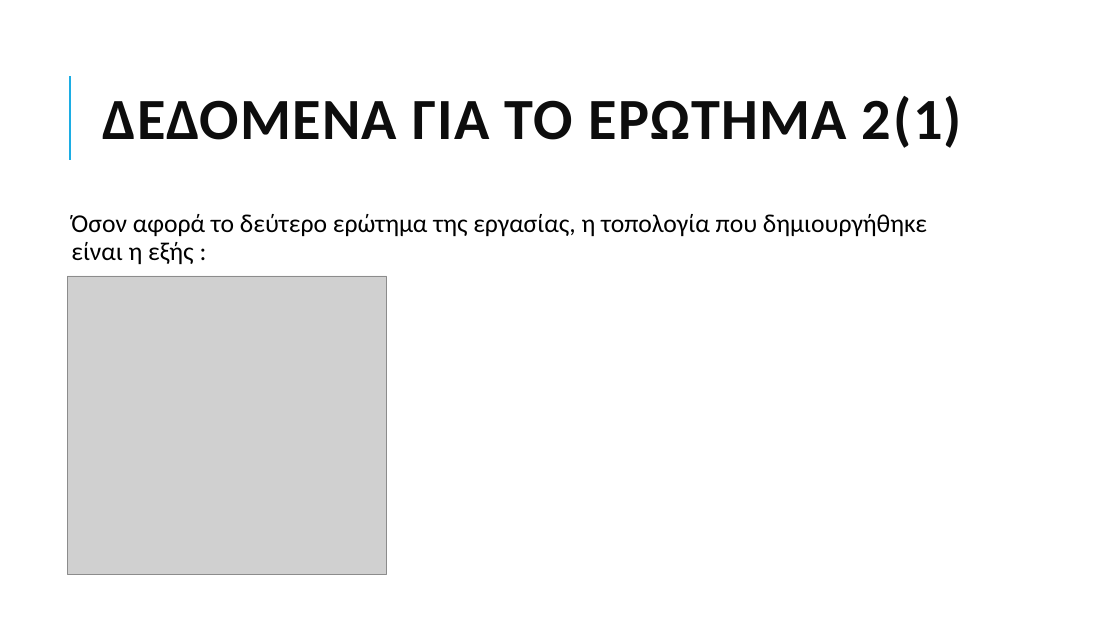
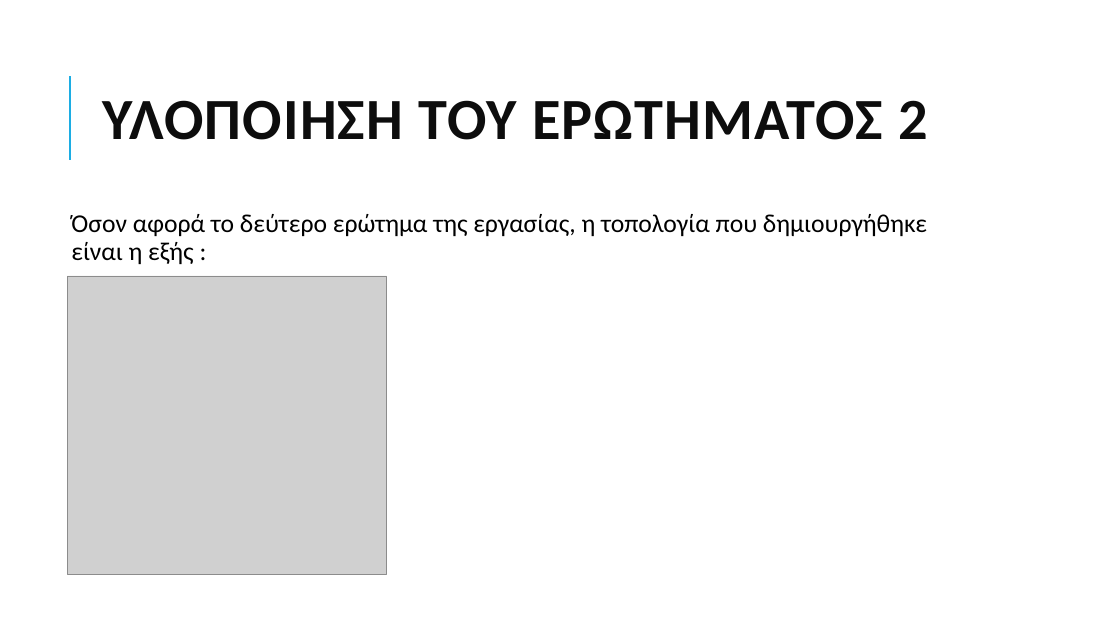
Before and after one commit to grgmyl/Ns3Project, a slide deck: slide 8 of Presentations/Ns-3_presentation_F.pptx (slide 9 before the commit). Drawn at 1120x630 pixels with LibreOffice and Linux fonts; fonts in the diff are those of the drawing; grey boxes stand for pictures. Boxes give left, top, right and bottom in pixels: in the first picture for what was removed or moved away, otherwise in the second. Text is boxed around its words. In the diff, an @@ line names an element or a change of style, - is before the commit and + after.

```diff
--- a/Presentations/Ns-3_presentation_F.pptx
+++ b/Presentations/Ns-3_presentation_F.pptx
@@ title at (102, 100, 929, 140): text changed @@
-ΔΕΔΟΜΕΝΑ ΓΙΑ ΤΟ ΕΡΩΤΗΜΑ 2(1)
+ΥΛΟΠΟΙΗΣΗ ΤΟΥ ΕΡΩΤΗΜΑΤΟΣ 2
```
Also in this commit, not shown: 8 other slides changed, 1 slide removed.
